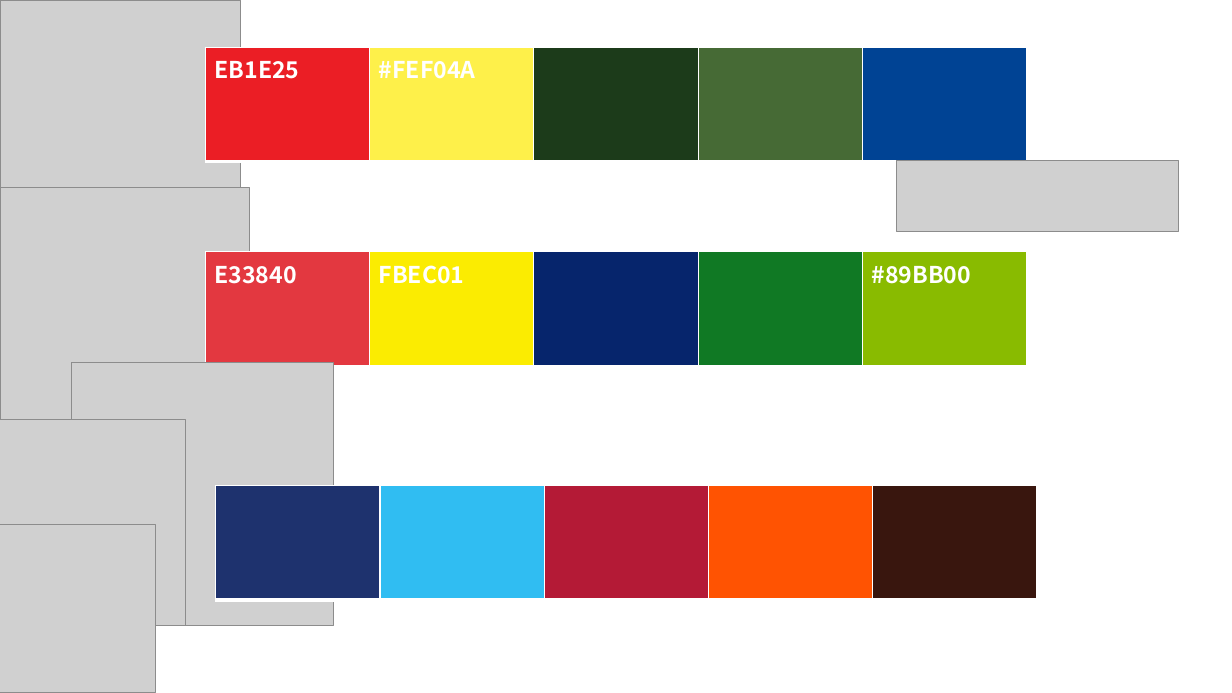
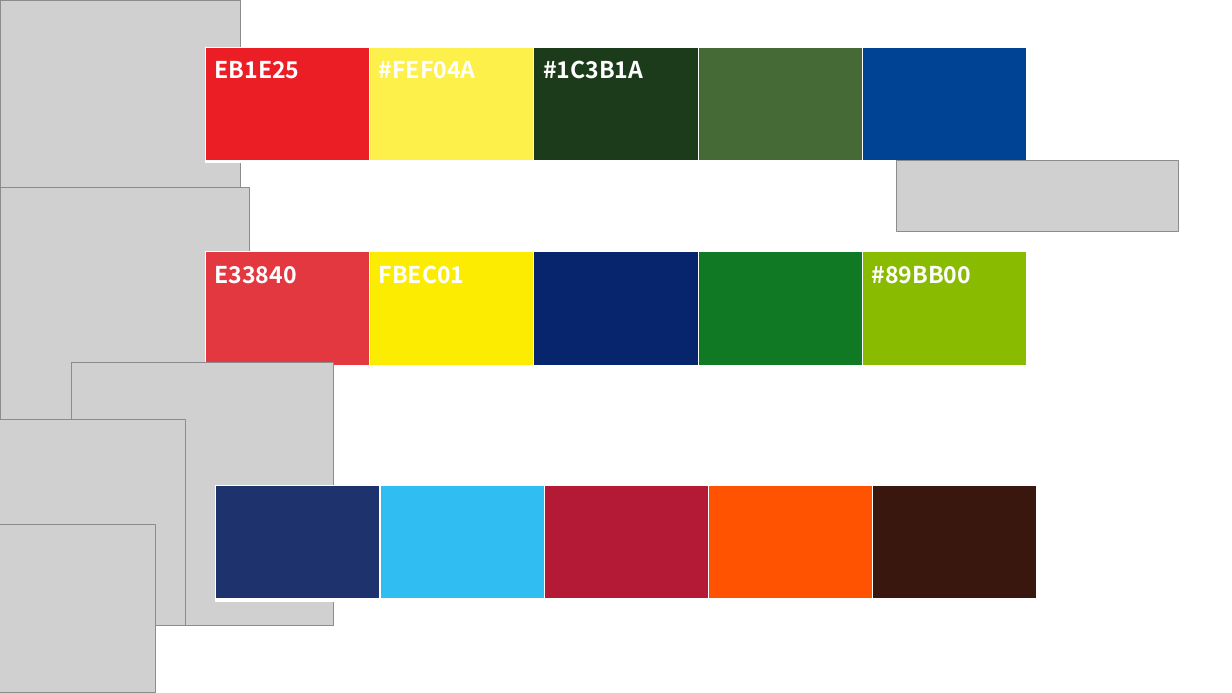
Before and after one commit to pino345/company, a slide deck: slide 1 of color.pptx. Drawn at 1232x693 pixels with LibreOffice and Linux fonts; fonts in the diff are those of the drawing; grey boxes stand for pictures. Boxes give left, top, right and bottom in pixels: in the first picture for what was removed or moved away, otherwise in the second. Text is boxed around its words. In the diff, an @@ line names an element or a change of style, - is before the commit and + after.

```diff
--- a/color.pptx
+++ b/color.pptx
@@ table at bbox=[205, 47, 1028, 162] @@
-row 1, column 3: 
+row 1, column 3: #1C3B1A
```
Also in this commit, not shown: 10 other files.
